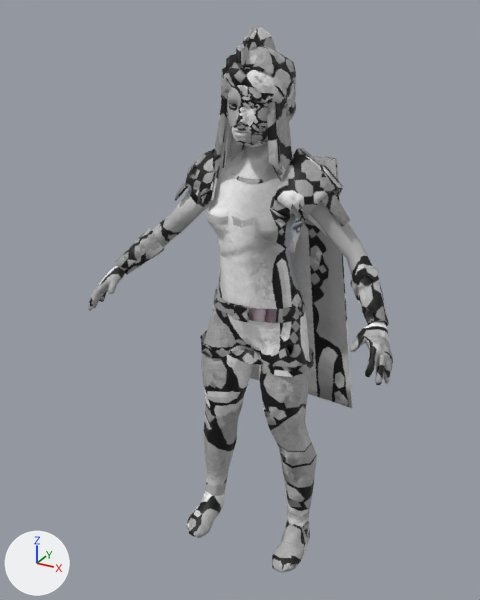
A saved change to the glTF model public/heroes/f-medium.glb.
Rendered twice from a 50 mm camera at (0.974, -1.937, 1.941) aimed at (-0.053, -0.07, 1.007). The axes (+X, +Y, +Z) are drawn at lower left. The lights are the same throughout. The picture after the commit comes second. Vertices at exactly the same position are counted once.

In view in the first picture: 'hero'.
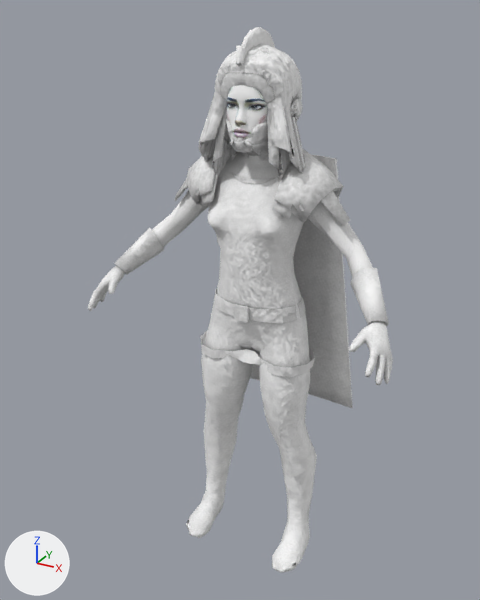
What the commit changed:
me_hero is used by ob_hero; location (0.0, 0.0, 0.0).
me_hero had 5291 vertices, 10492 faces and spanned x -0.55..0.55, y -0.34..0.19, z -0.01..1.89.
me_hero now has 8277 vertices, 16797 faces and spans x -0.55..0.55, y -0.34..0.19, z -0.01..1.89.
me_hero part 1: 71 vertices moved within x -0.11..0.11, y -0.15..0.07, z 1.6..1.8; 2870 vertices added at x -0.18..0.18, y -0.18..0.11, z 1.39..1.84.
me_hero part 2: 9203 kept faces spanning x -0.55..0.55, y -0.34..0.19, z -0.01..1.89 get new texture (UV) coordinates.
Other edits to the shape of me_hero do not show in these pictures.

Location of each change, (x1, y1, x2, y2) in pixels of the pictures (480 x 600 px):
part 1 of me_hero, built on (mostly hidden before)
    before: (222, 67, 294, 160)
    after: (198, 44, 305, 173)
part 2 of me_hero, surface changed (lighter)
    both: (88, 27, 393, 573)
